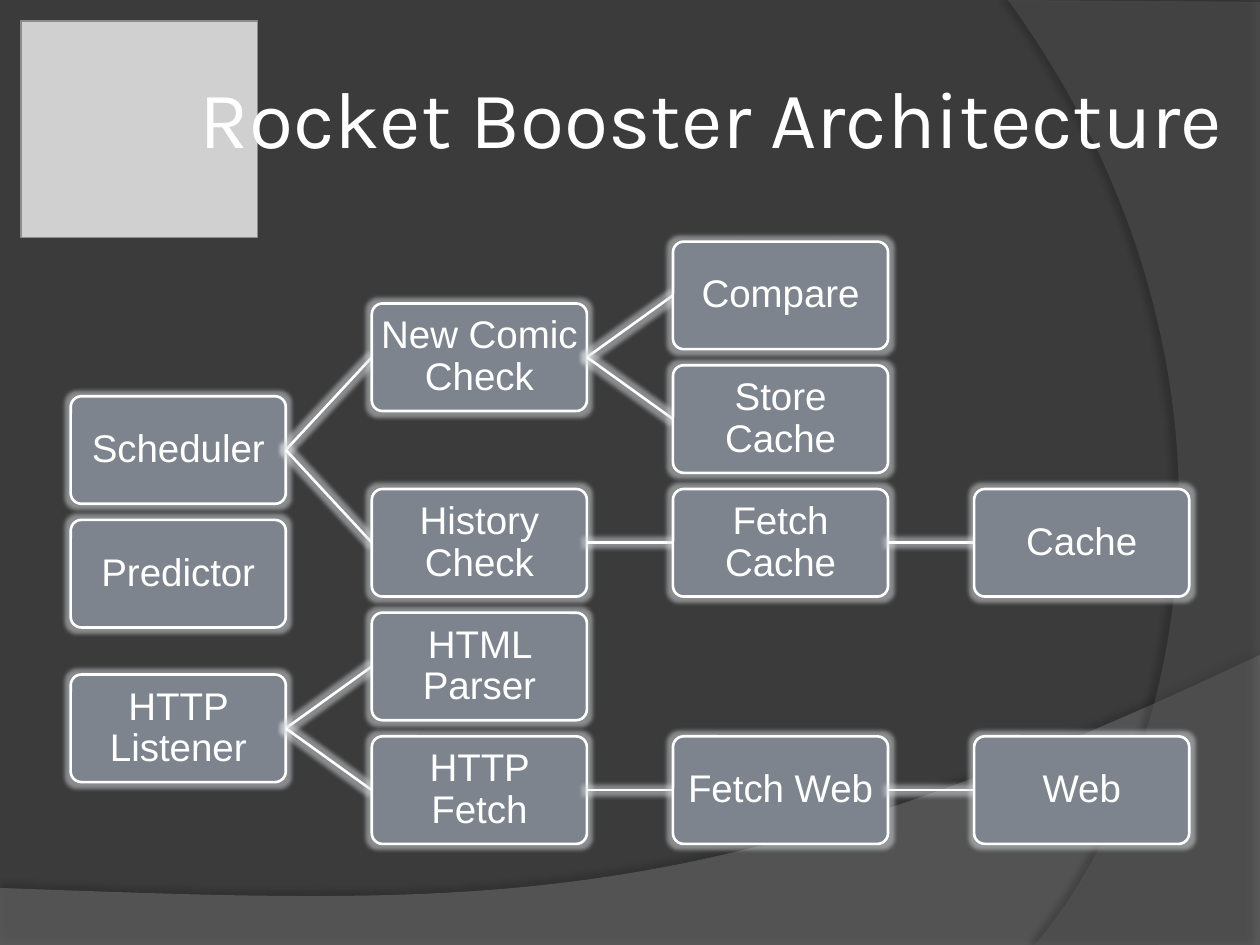
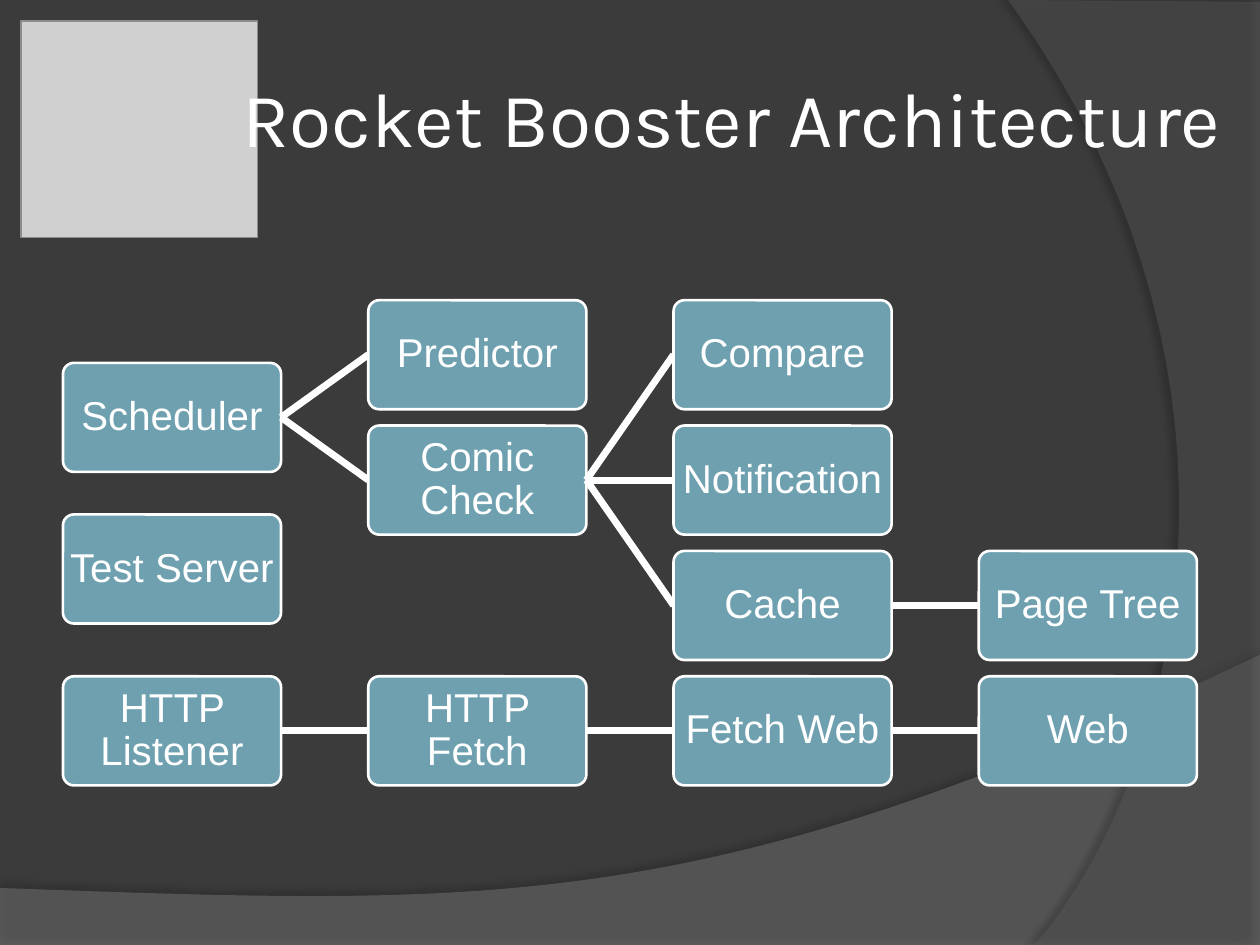
Before and after one commit to csComicRocket/ComicRocketProject, a slide deck: slide 5 of Documentation/RocketBooster-CapstonePresentation.pptx (slide 12 before the commit). Drawn at 1260x945 pixels with LibreOffice and Linux fonts; fonts in the diff are those of the drawing; grey boxes stand for pictures. Boxes give left, top, right and bottom in pixels: in the first picture for what was removed or moved away, otherwise in the second. Text is boxed around its words. In the diff, an @@ line names an element or a change of style, - is before the commit and + after.

```diff
--- a/Documentation/RocketBooster-CapstonePresentation.pptx
+++ b/Documentation/RocketBooster-CapstonePresentation.pptx
@@ title "Rocket Booster Architecture" at bbox=[243, 78, 1220, 165]: size 46 to 44 pt @@
@@ rounded rectangle: place and size @@
-rounded rectangle at bbox=[372, 304, 587, 411]
+rounded rectangle at bbox=[368, 300, 586, 410]
@@ size 22 to 23 pt in 8 elements at bbox=[100, 694, 243, 766], bbox=[81, 401, 262, 431], bbox=[700, 339, 865, 375], bbox=[686, 714, 879, 744], bbox=[425, 694, 530, 766], bbox=[1047, 714, 1129, 744], bbox=[724, 589, 840, 619], bbox=[397, 338, 558, 368] @@
@@ text "Predictor": place and size @@
-text "Predictor" at bbox=[101, 558, 255, 587]
+text "Predictor" at bbox=[397, 338, 558, 368]
@@ freeform shape at bbox=[279, 354, 369, 420]: outline #FFFFFF 1.5 pt to #FFFFFF 4 pt; rotation 312 to 324 degrees; outline redrawn @@
@@ freeform shape at bbox=[584, 354, 675, 482]: outline #FFFFFF 1.5 pt to #FFFFFF 4 pt; rotation 35 to 304 degrees; outline redrawn @@
@@ rounded rectangle: place and size @@
-rounded rectangle at bbox=[71, 397, 286, 504]
+rounded rectangle at bbox=[63, 363, 281, 472]
@@ text "Scheduler": place and size @@
-text "Scheduler" at bbox=[92, 434, 265, 463]
+text "Scheduler" at bbox=[81, 401, 262, 431]
@@ freeform shape at bbox=[279, 415, 369, 482]: outline #FFFFFF 1.5 pt to #FFFFFF 4 pt; rotation 47 to 35 degrees; outline redrawn @@
@@ rounded rectangle: place and size @@
-rounded rectangle at bbox=[372, 489, 587, 596]
+rounded rectangle at bbox=[368, 426, 586, 536]
@@ text at bbox=[420, 442, 534, 515]: text changed; size 22 to 23 pt @@
-New Comic Check
+Comic Check
@@ freeform shape: place and size @@
-freeform shape at bbox=[587, 541, 673, 546]
+freeform shape at bbox=[586, 478, 673, 483]
@@ rounded rectangle: place and size @@
-rounded rectangle at bbox=[71, 520, 286, 627]
+rounded rectangle at bbox=[63, 514, 281, 624]
@@ group added at bbox=[70, 464, 1180, 626]: 3 texts, 1 freeform shape @@
+Notification
+Page Tree
+Test Server
@@ 3 rounded rectangles, 1 text: place and size @@
-3 rounded rectangles, 1 text at bbox=[673, 242, 888, 596]
+3 rounded rectangles, 1 text at bbox=[674, 300, 892, 660]
@@ text "Cache": place and size @@
-text "Cache" at bbox=[1026, 527, 1137, 556]
+text "Cache" at bbox=[724, 589, 840, 619]
@@ fill #7E848D to #6EA0B0 in 12 elements at bbox=[368, 300, 586, 410], bbox=[63, 677, 281, 786], bbox=[63, 514, 281, 624], bbox=[63, 363, 281, 472], bbox=[368, 677, 586, 786], bbox=[674, 677, 892, 786], bbox=[674, 300, 892, 410], bbox=[979, 677, 1197, 786], bbox=[674, 426, 892, 536], bbox=[368, 426, 586, 536], bbox=[674, 551, 892, 660], bbox=[979, 551, 1197, 660] @@
@@ rounded rectangle: place and size @@
-rounded rectangle at bbox=[974, 489, 1189, 596]
+rounded rectangle at bbox=[979, 551, 1197, 660]
@@ outline #FFFFFF 1.5 pt to #FFFFFF 4 pt in 4 elements at bbox=[586, 728, 673, 733], bbox=[892, 728, 979, 733], bbox=[586, 478, 673, 483], bbox=[892, 604, 979, 609] @@
@@ freeform shape: place and size @@
-freeform shape at bbox=[888, 541, 974, 546]
+freeform shape at bbox=[892, 604, 979, 609]
@@ group removed at bbox=[284, 293, 836, 731]: 4 texts, 2 freeform shapes, 1 rounded rectangle @@
-Store Cache
-History Check
-Fetch Cache
-HTML Parser
@@ rounded rectangle: place and size @@
-rounded rectangle at bbox=[71, 674, 286, 781]
+rounded rectangle at bbox=[63, 677, 281, 786]
@@ text "HTTP Listener": place and size @@
-text "HTTP Listener" at bbox=[110, 693, 247, 762]
+text "HTTP Listener" at bbox=[100, 694, 243, 766]
@@ rounded rectangle: place and size @@
-rounded rectangle at bbox=[372, 736, 587, 843]
+rounded rectangle at bbox=[368, 677, 586, 786]
@@ text "HTTP Fetch": place and size @@
-text "HTTP Fetch" at bbox=[430, 754, 530, 824]
+text "HTTP Fetch" at bbox=[425, 694, 530, 766]
@@ 1 text, 1 freeform shape, 1 rounded rectangle: place and size @@
-1 text, 1 freeform shape, 1 rounded rectangle at bbox=[587, 736, 888, 843]
+1 text, 1 freeform shape, 1 rounded rectangle at bbox=[586, 677, 892, 786]
@@ 1 text, 1 freeform shape, 1 rounded rectangle: place and size @@
-1 text, 1 freeform shape, 1 rounded rectangle at bbox=[888, 736, 1189, 843]
+1 text, 1 freeform shape, 1 rounded rectangle at bbox=[892, 677, 1197, 786]
@@ freeform shape at bbox=[281, 728, 368, 733]: outline #FFFFFF 1.5 pt to #FFFFFF 4 pt; rotation 35 to 0 degrees; outline redrawn @@
```
Also in this commit, not shown: 3 other slides changed, 34 slides added, 12 slides removed.
